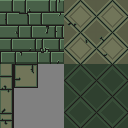
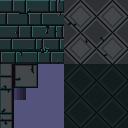
Layers edited between the first and the second 128 x 128 image:
added group "PrisonBars" with 2 layers above "PrisonCeiling" over [14, 88, 26, 100]
added layer "Layer 5" in group "PrisonBars" over [14, 88, 25, 100]
added layer "Layer 5 copy" in group "PrisonBars" over [14, 88, 26, 100]
